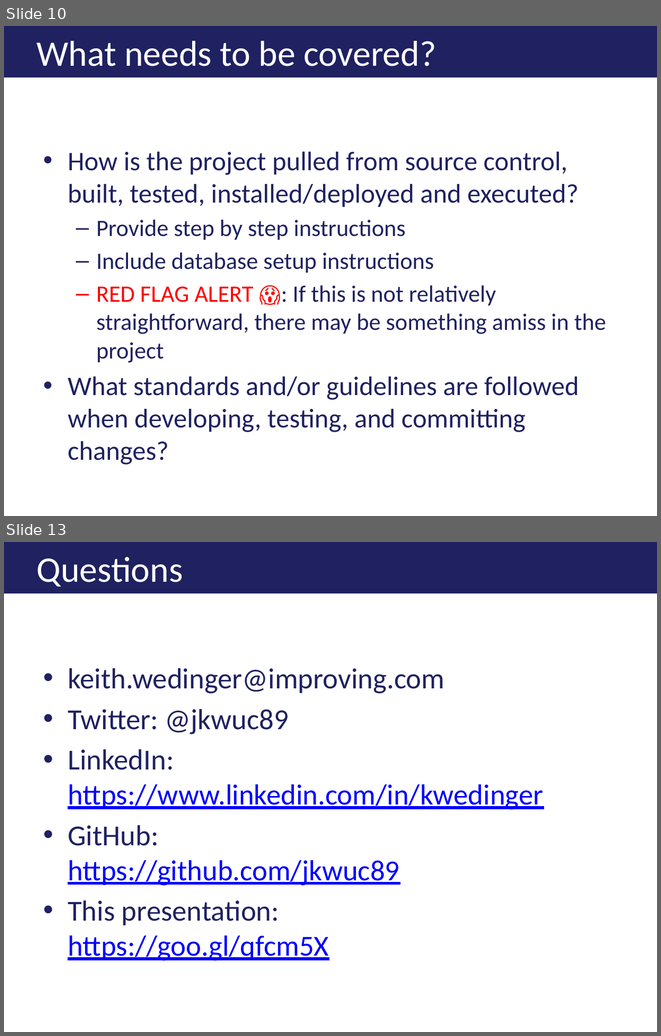
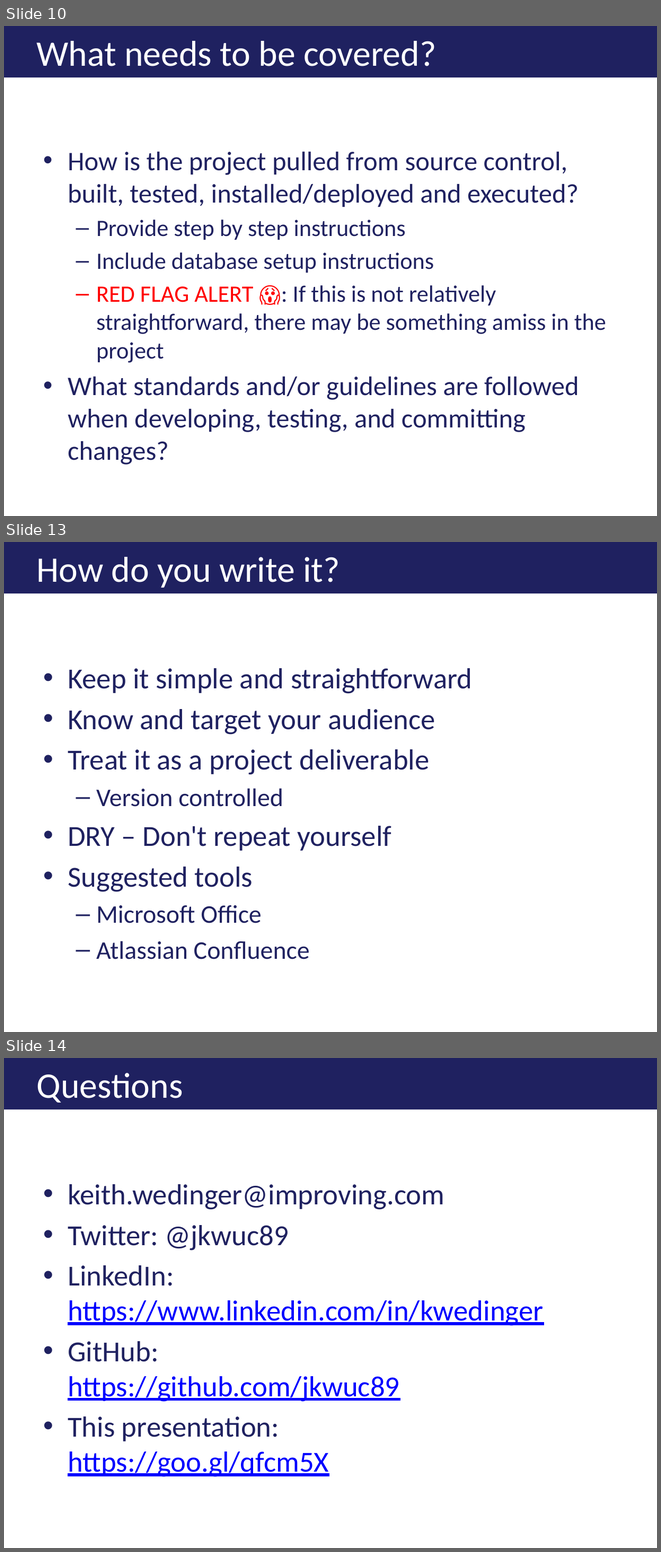
Before and after one commit to jkwuc89/Presentations, a slide deck: Effectively Documenting your Development Project.pptx. Shown one above the other, each under a label of ours: slides 10 and 13 before the commit, slides 10, 13 and 14 after it; the slides between them are not shown. The pictures are 661x1036 and 661x1552 pixels, drawn with LibreOffice and Linux fonts; fonts in the diff are those of the drawing; background and template pictures are left out. Boxes give left, top, right and bottom in pixels: in the first picture for what was removed or moved away, otherwise in the second. Text is boxed around its words. In the diff, an @@ line names an element or a change of style, - is before the commit and + after.

```diff
--- a/Effectively Documenting your Development Project.pptx
+++ b/Effectively Documenting your Development Project.pptx
@@ slide 13 added at (4,542,657,1032), background #FFFFFF @@
@@ title added at (4,542,657,593), fill #1F2160, 39.6 pt, text #FFFFFF @@
+How do you write it?
@@ text added at (68,668,472,959), 32 pt, text #1F2160 @@
+• Keep it simple and straightforward
+• Know and target your audience
+• Treat it as a project deliverable
+  – Version controlled
+• DRY – Don't repeat yourself
+• Suggested tools
+  – Microsoft Office
+  – Atlassian Confluence
@@ what was slide 13 is now slide 14 @@
```
Also in this commit, not shown: 7 slides changed, 1 other file.
